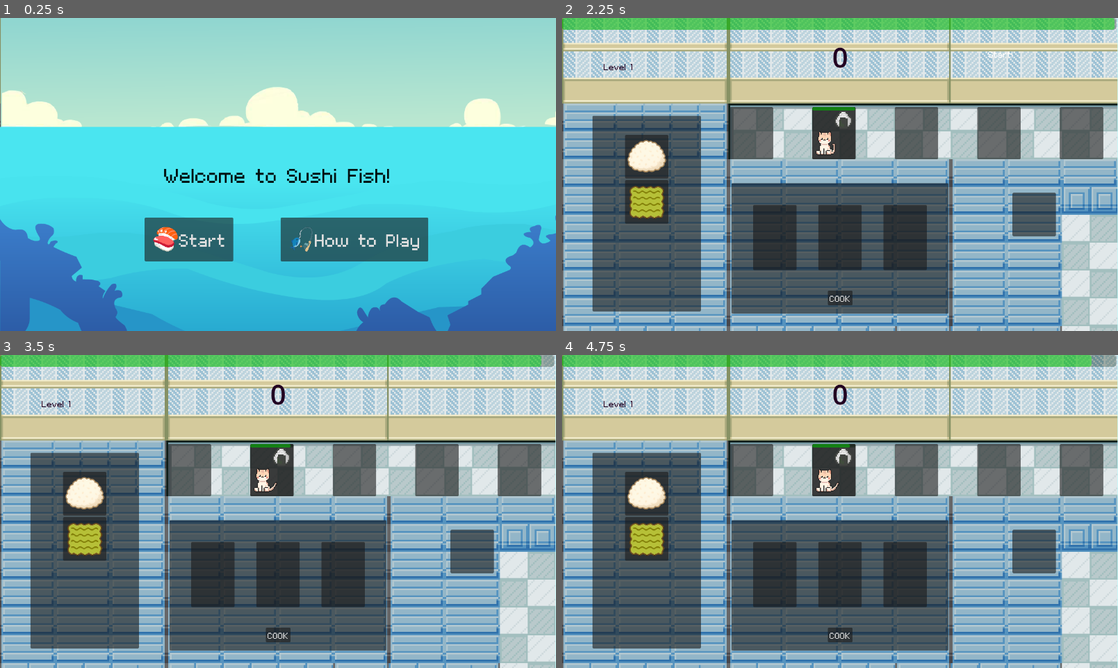
Above: before the commit, frames 1-4 (two rows, left to right).
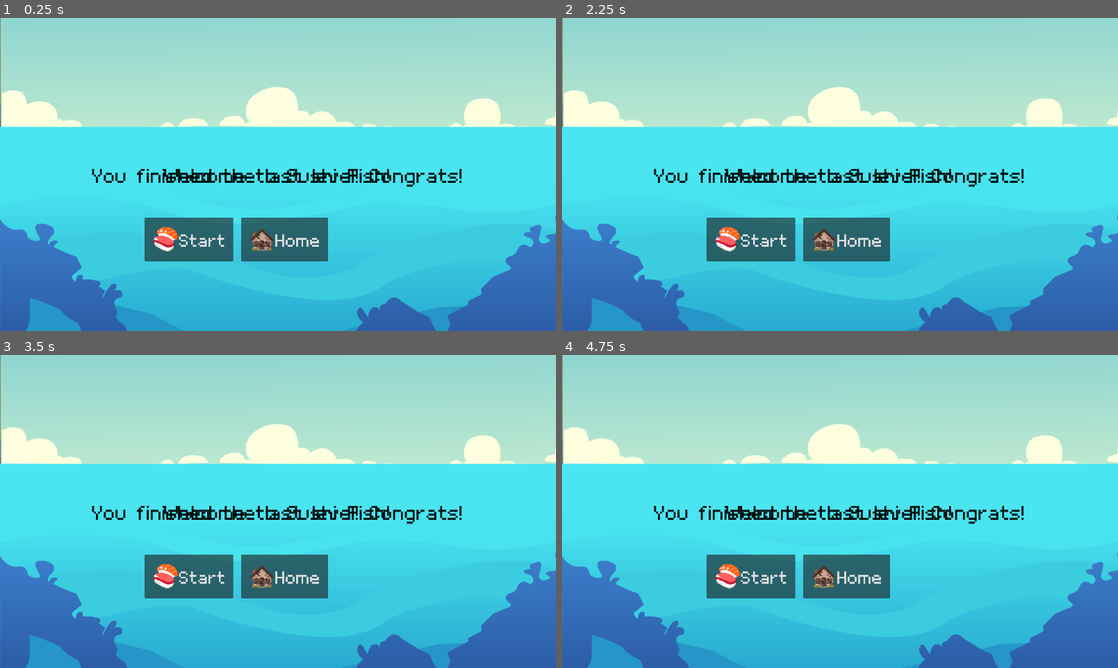
Above: after the commit, the same moments.

Repository: leobarber3/sushiCats
Game: Godot game, scene res://scenes/main.tscn
Same seed, same stepped clock (60 frames per second), same inputs: the game is played once before the commit and once after it.
Inputs (mouse positions are in pixels of both pictures, inside the frame that each line leads up to):
- Up to frame 1 (0.25 s): no input
- Up to frame 2 (2.25 s): click (1006, 280) at 0.5 s, where only the run after the commit has a clickable "📖"; click (845, 240) at 1.25 s, where only the run after the commit has a clickable "🏚️Home"; click "🍣Start" at 2 s
- Up to frame 3 (3.5 s): click (189, 577) at 2.75 s, where only the run after the commit has a clickable "🍣Start"
- Up to frame 4 (4.75 s): click "COOK" at 3.5 s; click (917, 577) at 4.25 s, where only the run after the commit has a clickable "🎣How to Play"

The runs differ from the first frame. In frame 1, 4.6% of the frame differs, in the area x 0-84%, y 34-78%; in frame 2, 97%, in the area x 0-100%, y 0-100%; in frame 3, 97%; in frame 4, 97%.

Commit message:
Modified HUD and game to add visual for recipe button and new unlocked recipes and messages

Diff:
--- a/scenes/HUD.tscn
+++ b/scenes/HUD.tscn
@@ -20,6 +20,7 @@
 offset_bottom = 40.0
 
 [node name="HomeScreen" type="Control" parent="ScreenManager" unique_id=487187303]
+visible = false
 anchors_preset = 0
 offset_right = 40.0
 offset_bottom = 40.0
@@ -141,6 +142,15 @@
 [node name="textTimer" type="Timer" parent="ScreenManager/GameplayScreen" unique_id=1722719690]
 one_shot = true
 
+[node name="RecipeBookButton" type="Button" parent="ScreenManager/GameplayScreen" unique_id=1666423446]
+layout_mode = 0
+offset_left = 923.0
+offset_top = 549.0
+offset_right = 1120.0
+offset_bottom = 664.0
+theme_override_font_sizes/font_size = 64
+text = "📖"
+
 [node name="LevelCompleteScreen" type="Control" parent="ScreenManager" unique_id=1754780134]
 visible = false
 anchors_preset = 0
@@ -154,6 +164,131 @@
 texture = ExtResource("2_1etfg")
 
 [node name="TitleText" type="Label" parent="ScreenManager/LevelCompleteScreen" unique_id=406325736]
+z_index = 1
+layout_mode = 1
+anchors_preset = 8
+anchor_left = 0.5
+anchor_top = 0.5
+anchor_right = 0.5
+anchor_bottom = 0.5
+offset_left = -16.0
+offset_top = -14.0
+offset_right = 1256.0
+offset_bottom = 228.0
+grow_horizontal = 2
+grow_vertical = 2
+theme_override_colors/font_color = Color(0, 0.05858072, 0.058580704, 1)
+theme_override_fonts/font = ExtResource("3_7hsmw")
+theme_override_font_sizes/font_size = 72
+text = "Level 1 Complete!"
+horizontal_alignment = 1
+vertical_alignment = 1
+autowrap_mode = 2
+
+[node name="HomeButton" type="Button" parent="ScreenManager/LevelCompleteScreen" unique_id=274358830]
+layout_mode = 0
+offset_left = 40.0
+offset_top = 40.0
+offset_right = 240.0
+offset_bottom = 141.0
+theme_override_fonts/font = ExtResource("3_7hsmw")
+theme_override_font_sizes/font_size = 64
+text = "🏚️Home"
+
+[node name="NextLevelButton" type="Button" parent="ScreenManager/LevelCompleteScreen" unique_id=1886339267]
+layout_mode = 0
+offset_left = 477.0
+offset_top = 472.0
+offset_right = 809.0
+offset_bottom = 573.0
+theme_override_fonts/font = ExtResource("3_7hsmw")
+theme_override_font_sizes/font_size = 64
+text = "➡️ Next Level"
+
+[node name="RecipeBookButton" type="Button" parent="ScreenManager/LevelCompleteScreen" unique_id=1896096179]
+layout_mode = 0
+offset_left = 537.0
+offset_top = 588.0
+offset_right = 734.0
+offset_bottom = 703.0
+theme_override_font_sizes/font_size = 64
+text = "📖"
+
+[node name="NewRecipeBoard" type="Panel" parent="ScreenManager/LevelCompleteScreen" unique_id=380495120]
+layout_mode = 0
+offset_left = 255.0
+offset_top = 290.0
+offset_right = 655.0
+offset_bottom = 390.0
+metadata/_edit_group_ = true
+
+[node name="HBoxContainer" type="HBoxContainer" parent="ScreenManager/LevelCompleteScreen/NewRecipeBoard" unique_id=342109880]
+layout_mode = 0
+offset_right = 400.0
+offset_bottom = 100.0
+theme_override_constants/separation = 50
+
+[node name="Ingredient1" type="Panel" parent="ScreenManager/LevelCompleteScreen/NewRecipeBoard/HBoxContainer" unique_id=243617589]
+custom_minimum_size = Vector2(100, 100)
+layout_mode = 2
+
+[node name="Ingredient2" type="Panel" parent="ScreenManager/LevelCompleteScreen/NewRecipeBoard/HBoxContainer" unique_id=1500484030]
+custom_minimum_size = Vector2(100, 100)
+layout_mode = 2
+
+[node name="Ingredient3" type="Panel" parent="ScreenManager/LevelCompleteScreen/NewRecipeBoard/HBoxContainer" unique_id=1319153252]
+custom_minimum_size = Vector2(100, 100)
+layout_mode = 2
+
+[node name="NewFood" type="Panel" parent="ScreenManager/LevelCompleteScreen" unique_id=1160873138]
+custom_minimum_size = Vector2(100, 100)
+layout_mode = 0
+offset_left = 870.0
+offset_top = 290.0
+offset_right = 970.0
+offset_bottom = 390.0
+
+[node name="UpgradesText" type="Label" parent="ScreenManager/LevelCompleteScreen" unique_id=1627272196]
+layout_mode = 0
+offset_left = 283.0
+offset_top = 248.0
+offset_right = 1019.0
+offset_bottom = 276.0
+theme_override_colors/font_color = Color(0.09239707, 0.09239706, 0.09239706, 1)
+theme_override_fonts/font = ExtResource("3_7hsmw")
+theme_override_font_sizes/font_size = 24
+theme_override_styles/normal = SubResource("StyleBoxEmpty_7hsmw")
+text = "You unlocked a new Recipe!"
+horizontal_alignment = 1
+vertical_alignment = 1
+
+[node name="OptionalText" type="Label" parent="ScreenManager/LevelCompleteScreen" unique_id=1655461033]
+layout_mode = 0
+offset_left = 283.0
+offset_top = 394.0
+offset_right = 1019.0
+offset_bottom = 462.0
+theme_override_colors/font_color = Color(0.09239707, 0.09239706, 0.09239706, 1)
+theme_override_fonts/font = ExtResource("3_7hsmw")
+theme_override_font_sizes/font_size = 24
+theme_override_styles/normal = SubResource("StyleBoxEmpty_7hsmw")
+text = "Optional message"
+horizontal_alignment = 1
+vertical_alignment = 1
+
+[node name="GameOverScreen" type="Control" parent="ScreenManager" unique_id=1190245051]
+visible = false
+anchors_preset = 0
+offset_right = 40.0
+offset_bottom = 40.0
+
+[node name="TextureRect3" type="TextureRect" parent="ScreenManager/GameOverScreen" unique_id=1272128486]
+layout_mode = 0
+offset_right = 1305.0
+offset_bottom = 843.0
+texture = ExtResource("2_1etfg")
+
+[node name="TitleText" type="Label" parent="ScreenManager/GameOverScreen" unique_id=1252676206]
 z_index = 1
 layout_mode = 1
 anchors_preset = 8
@@ -170,44 +305,65 @@
 theme_override_colors/font_color = Color(0, 0.05858072, 0.058580704, 1)
 theme_override_fonts/font = ExtResource("3_7hsmw")
 theme_override_font_sizes/font_size = 72
-text = "Level 1 Complete!"
+text = "Game Over!"
 horizontal_alignment = 1
 vertical_alignment = 1
 autowrap_mode = 2
 
-[node name="HomeButton" type="Button" parent="ScreenManager/LevelCompleteScreen" unique_id=274358830]
-layout_mode = 0
-offset_left = 333.0
-offset_top = 459.0
-offset_right = 533.0
-offset_bottom = 560.0
+[node name="GameText" type="Label" parent="ScreenManager/GameOverScreen" unique_id=1472852379]
+layout_mode = 0
+offset_left = 283.0
+offset_top = 394.0
+offset_right = 1019.0
+offset_bottom = 452.0
+theme_override_colors/font_color = Color(0.09239707, 0.09239706, 0.09239706, 1)
+theme_override_fonts/font = ExtResource("3_7hsmw")
+theme_override_font_sizes/font_size = 24
+theme_override_styles/normal = SubResource("StyleBoxEmpty_7hsmw")
+text = "Ran out of time!"
+horizontal_alignment = 1
+
+[node name="HomeButton" type="Button" parent="ScreenManager/GameOverScreen" unique_id=556932636]
+layout_mode = 0
+offset_left = 40.0
+offset_top = 40.0
+offset_right = 240.0
+offset_bottom = 141.0
 theme_override_fonts/font = ExtResource("3_7hsmw")
 theme_override_font_sizes/font_size = 64
 text = "🏚️Home"
 
-[node name="NextLevelButton" type="Button" parent="ScreenManager/LevelCompleteScreen" unique_id=1886339267]
-layout_mode = 0
-offset_left = 646.0
-offset_top = 459.0
-offset_right = 978.0
-offset_bottom = 560.0
-theme_override_fonts/font = ExtResource("3_7hsmw")
-theme_override_font_sizes/font_size = 64
-text = "➡️ Next Level"
-
-[node name="GameOverScreen" type="Control" parent="ScreenManager" unique_id=1190245051]
-visible = false
-anchors_preset = 0
-offset_right = 40.0
-offset_bottom = 40.0
-
-[node name="TextureRect3" type="TextureRect" parent="ScreenManager/GameOverScreen" unique_id=1272128486]
+[node name="TryAgainButton" type="Button" parent="ScreenManager/GameOverScreen" unique_id=205033158]
+layout_mode = 0
+offset_left = 477.0
+offset_top = 472.0
+offset_right = 809.0
+offset_bottom = 573.0
+theme_override_fonts/font = ExtResource("3_7hsmw")
+theme_override_font_sizes/font_size = 64
+text = "🔄️ Try Again"
+
+[node name="RecipeBookButton" type="Button" parent="ScreenManager/GameOverScreen" unique_id=1096807328]
+layout_mode = 0
+offset_left = 537.0
+offset_top = 588.0
+offset_right = 734.0
+offset_bottom = 703.0
+theme_override_font_sizes/font_size = 64
+text = "📖"
+
+[node name="LastLevelScreen" type="Control" parent="ScreenManager" unique_id=827267135]
+anchors_preset = 0
+offset_right = 40.0
+offset_bottom = 40.0
+
+[node name="TextureRect4" type="TextureRect" parent="ScreenManager/LastLevelScreen" unique_id=1984923294]
 layout_mode = 0
 offset_right = 1305.0
 offset_bottom = 843.0
 texture = ExtResource("2_1etfg")
 
-[node name="TitleText" type="Label" parent="ScreenManager/GameOverScreen" unique_id=1252676206]
+[node name="TitleText2" type="Label" parent="ScreenManager/LastLevelScreen" unique_id=435558988]
 z_index = 1
 layout_mode = 1
 anchors_preset = 8
@@ -224,77 +380,20 @@
 theme_override_colors/font_color = Color(0, 0.05858072, 0.058580704, 1)
 theme_override_fonts/font = ExtResource("3_7hsmw")
 theme_override_font_sizes/font_size = 72
-text = "Game Over!"
+text = "You finished the last level! Congrats!"
 horizontal_alignment = 1
 vertical_alignment = 1
 autowrap_mode = 2
 
-[node name="GameText" type="Label" parent="ScreenManager/GameOverScreen" unique_id=1472852379]
-layout_mode = 0
-offset_left = 283.0
-offset_top = 394.0
-offset_right = 1019.0
-offset_bottom = 452.0
-theme_override_colors/font_color = Color(0.09239707, 0.09239706, 0.09239706, 1)
-theme_override_fonts/font = ExtResource("3_7hsmw")
-theme_override_font_sizes/font_size = 24
-theme_override_styles/normal = SubResource("StyleBoxEmpty_7hsmw")
-text = "Ran out of time!"
-horizontal_alignment = 1
-
-[node name="HomeButton" type="Button" parent="ScreenManager/GameOverScreen" unique_id=556932636]
-layout_mode = 0
-offset_left = 333.0
+[node name="HomeButton" type="Button" parent="ScreenManager/LastLevelScreen" unique_id=980635899]
+layout_mode = 0
+offset_left = 555.0
 offset_top = 459.0
-offset_right = 533.0
+offset_right = 755.0
 offset_bottom = 560.0
 theme_override_fonts/font = ExtResource("3_7hsmw")
 theme_override_font_sizes/font_size = 64
 text = "🏚️Home"
-
-[node name="TryAgainButton" type="Button" parent="ScreenManager/GameOverScreen" unique_id=205033158]
-layout_mode = 0
-offset_left = 646.0
-offset_top = 459.0
-offset_right = 978.0
-offset_bottom = 560.0
-theme_override_fonts/font = ExtResource("3_7hsmw")
-theme_override_font_sizes/font_size = 64
-text = "🔄️ Try Again"
-
-[node name="NextLevelScreen" type="Control" parent="ScreenManager" unique_id=827267135]
-visible = false
-anchors_preset = 0
-offset_right = 40.0
-offset_bottom = 40.0
-
-[node name="TextureRect4" type="TextureRect" parent="ScreenManager/NextLevelScreen" unique_id=1984923294]
-layout_mode = 0
-offset_right = 1305.0
-offset_bottom = 843.0
-texture = ExtResource("2_1etfg")
-
-[node name="TitleText2" type="Label" parent="ScreenManager/NextLevelScreen" unique_id=435558988]
-z_index = 1
-layout_mode = 1
-anchors_preset = 8
-anchor_left = 0.5
-anchor_top = 0.5
-anchor_right = 0.5
-anchor_bottom = 0.5
-offset_left = -16.0
-offset_top = -14.0
-offset_right = 1256.0
-offset_bottom = 694.0
-grow_horizontal = 2
-grow_vertical = 2
-theme_override_colors/font_color = Color(0, 0.05858072, 0.058580704, 1)
-theme_override_fonts/font = ExtResource("3_7hsmw")
-theme_override_font_sizes/font_size = 72
-text = "Game Over!"
-horizontal_alignment = 1
-vertical_alignment = 1
-autowrap_mode = 2
 
 [connection signal="pressed" from="ScreenManager/HomeScreen/StartButton" to="." method="_on_start_button_pressed"]
 [connection signal="timeout" from="ScreenManager/GameplayScreen/textTimer" to="." method="_on_text_timer_timeout"]
--- a/scenes/main.tscn
+++ b/scenes/main.tscn
@@ -997,6 +997,14 @@
 
 [node name="CustomerPanel" parent="UI" unique_id=1274626972 instance=ExtResource("5_tefeu")]
 
+[node name="Button" type="Button" parent="UI" unique_id=1820729700]
+offset_left = 923.0
+offset_top = 549.0
+offset_right = 1120.0
+offset_bottom = 664.0
+theme_override_font_sizes/font_size = 64
+text = "📖"
+
 [node name="Game" type="Node" parent="." unique_id=851654230]
 script = ExtResource("6_tefeu")
 cat_scene = ExtResource("7_o6xl0")
